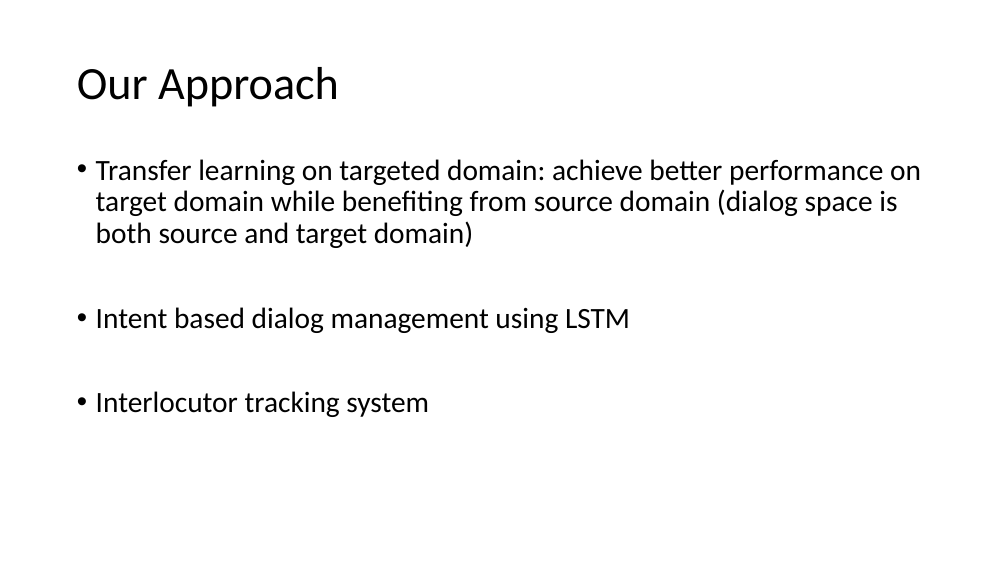
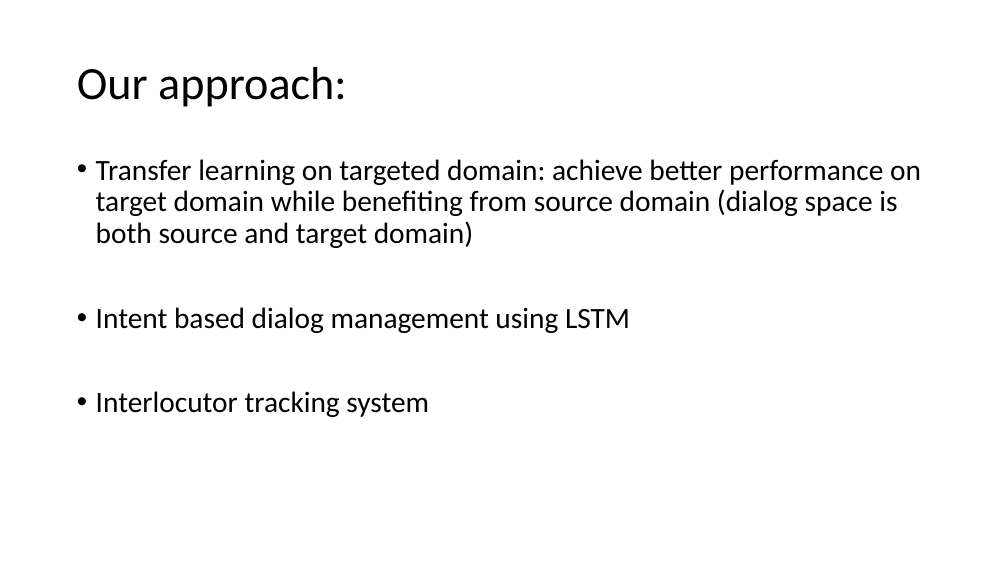
Before and after one commit to GPUPhobia/PaperReview, a slide deck: slide 9 of Proposal.pptx (slide 10 before the commit). Drawn at 1008x567 pixels with LibreOffice and Linux fonts; fonts in the diff are those of the drawing. Boxes give left, top, right and bottom in pixels: in the first picture for what was removed or moved away, otherwise in the second. Text is boxed around its words. In the diff, an @@ line names an element or a change of style, - is before the commit and + after.

```diff
--- a/Proposal.pptx
+++ b/Proposal.pptx
@@ title at box(77, 67, 347, 107): text changed @@
-Our Approach
+Our approach:
```
Also in this commit, not shown: 6 other slides changed, 4 slides added, 3 slides removed.
